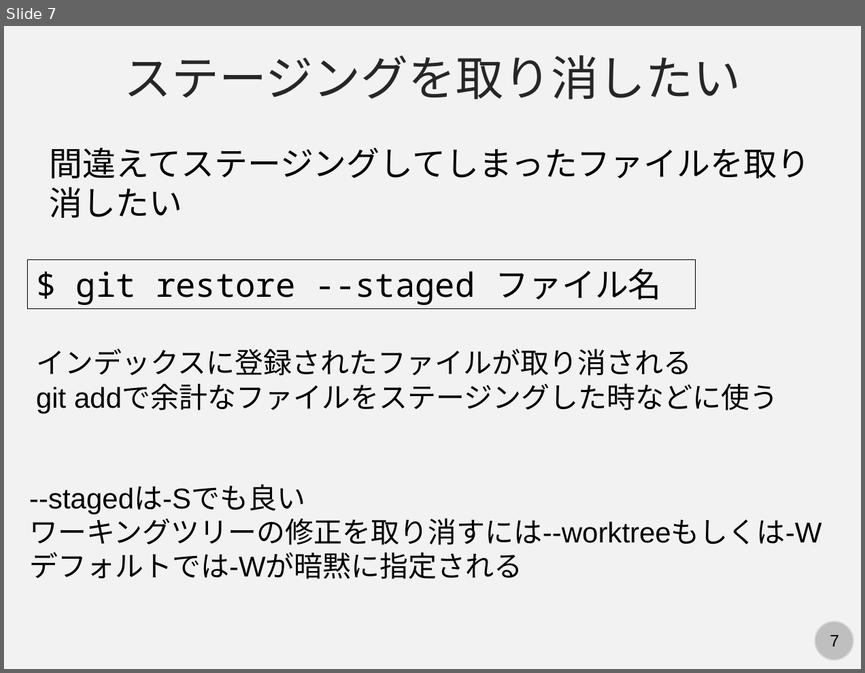
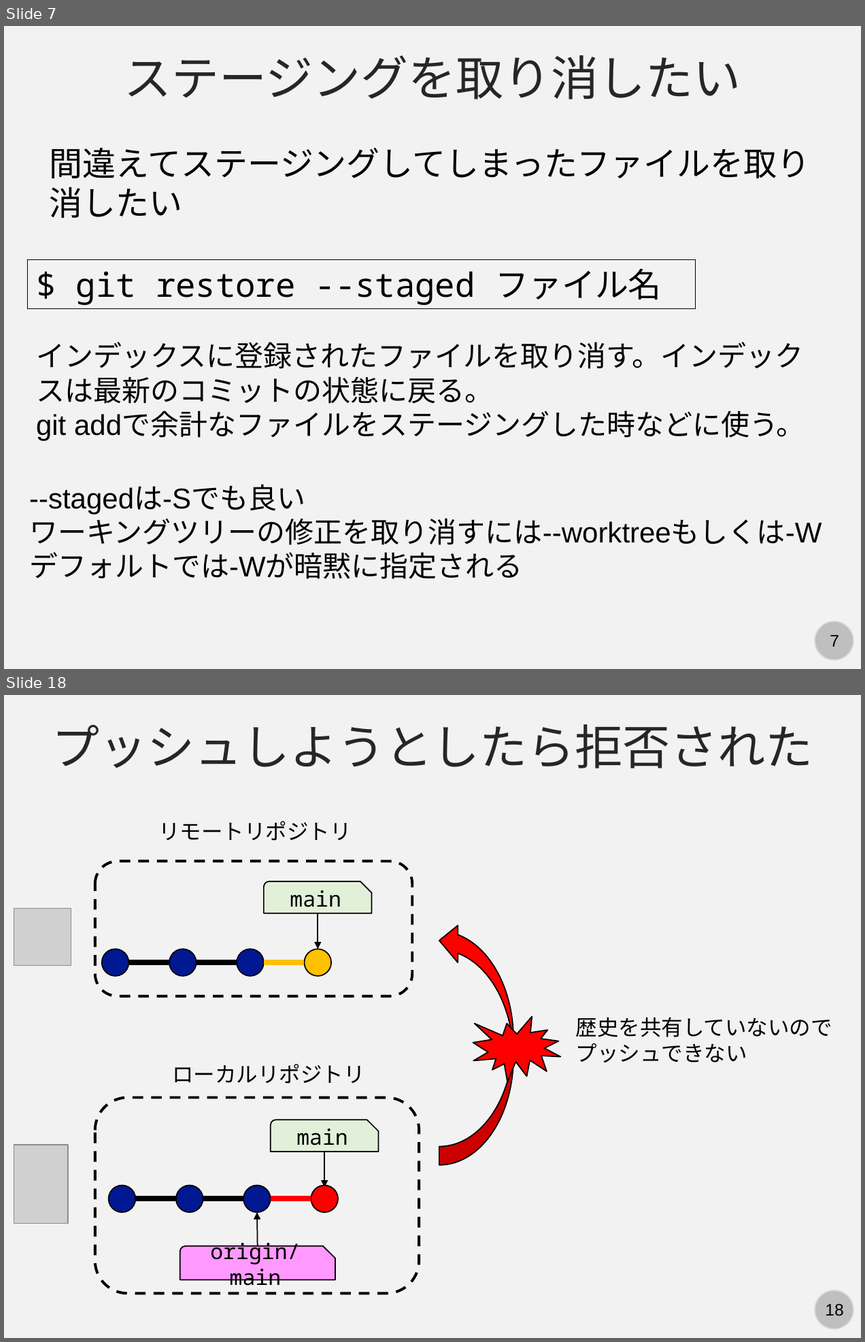
Before and after one commit to kaityo256/github, a slide deck: advanced/fig/slide.pptx. Shown one above the other, each under a label of ours: slide 7 before the commit, slides 7 and 18 after it; the slides between them are not shown. The pictures are 865x673 and 865x1342 pixels, drawn with LibreOffice and Linux fonts; fonts in the diff are those of the drawing; grey boxes stand for pictures. Boxes give left, top, right and bottom in pixels: in the first picture for what was removed or moved away, otherwise in the second. Text is boxed around its words. In the diff, an @@ line names an element or a change of style, - is before the commit and + after.

```diff
--- a/advanced/fig/slide.pptx
+++ b/advanced/fig/slide.pptx
@@ slide 18 added at (4, 695, 861, 1338), background #F2F2F2; not listed: 2 template elements that a slide beside it also shows @@
@@ text added at (52, 724, 813, 768), 40 pt, text #262626 @@
+プッシュしようとしたら拒否された
@@ text added at (158, 821, 351, 841), 18 pt, text #000000 @@
+リモートリポジトリ
@@ rounded rectangle added at (95, 861, 412, 996), outline #000000 2.25 pt dashed @@
@@ snip round rect added at (264, 882, 372, 913), fill #E2F0D9, outline #000000 1 pt, 18 pt, text #000000 @@
+main
@@ picture added at (14, 909, 72, 966) @@
@@ arrow added from (317, 913) to (317, 949), #000000 1 pt @@
@@ curved left arrow added at (439, 922, 514, 1164), fill #FF0000, outline #000000 1 pt @@
@@ ellipse added at (102, 949, 128, 975), fill #011893, outline #000000 1 pt @@
@@ ellipse added at (169, 949, 196, 975), fill #011893, outline #000000 1 pt @@
@@ ellipse added at (237, 949, 264, 975), fill #011893, outline #000000 1 pt @@
@@ ellipse added at (304, 949, 330, 975), fill #FFC000, outline #000000 1 pt @@
@@ line added from (129, 962) to (169, 962), #000000 4.5 pt @@
@@ line added from (196, 962) to (237, 962), #000000 4.5 pt @@
@@ line added from (264, 962) to (304, 962), #FFC000 4.5 pt @@
@@ irregular seal added at (473, 1016, 560, 1081), fill #FF0000, outline #000000 1 pt @@
@@ text added at (576, 1017, 832, 1063), 18 pt, text #000000 @@
+歴史を共有していないので
+プッシュできない
@@ text added at (172, 1064, 365, 1083), 18 pt, text #000000 @@
+ローカルリポジトリ
@@ rounded rectangle added at (95, 1097, 419, 1292), outline #000000 2.25 pt dashed @@
@@ snip round rect added at (271, 1119, 379, 1151), fill #E2F0D9, outline #000000 1 pt, 18 pt, text #000000 @@
+main
@@ picture added at (14, 1145, 68, 1223) @@
@@ arrow added from (324, 1151) to (324, 1187), #000000 1 pt @@
@@ ellipse added at (109, 1185, 135, 1212), fill #011893, outline #000000 1 pt @@
@@ line added from (136, 1199) to (176, 1199), #000000 4.5 pt @@
@@ ellipse added at (176, 1185, 203, 1212), fill #011893, outline #000000 1 pt @@
@@ line added from (203, 1199) to (244, 1199), #000000 4.5 pt @@
@@ ellipse added at (244, 1185, 271, 1212), fill #011893, outline #000000 1 pt @@
@@ line added from (271, 1199) to (311, 1199), #FF0000 4.5 pt @@
@@ ellipse added at (311, 1185, 337, 1212), fill #FF0000, outline #000000 1 pt @@
@@ arrow added from (258, 1246) to (257, 1212), #000000 1 pt @@
@@ snip round rect added at (179, 1246, 334, 1279), fill #FF99FF, outline #000000 1 pt, 18 pt, text #000000 @@
+origin/main
@@ slide 7 changed as well @@
@@ text at (36, 342, 805, 441): text changed @@
-インデックスに登録されたファイルが取り消される
-git addで余計なファイルをステージングした時などに使う
+インデックスに登録されたファイルを取り消す。インデックスは最新のコミットの状態に戻る。
+git addで余計なファイルをステージングした時などに使う。
```
Also in this commit, not shown: 1 other slide changed, 29 other slides added, 1 other file.
